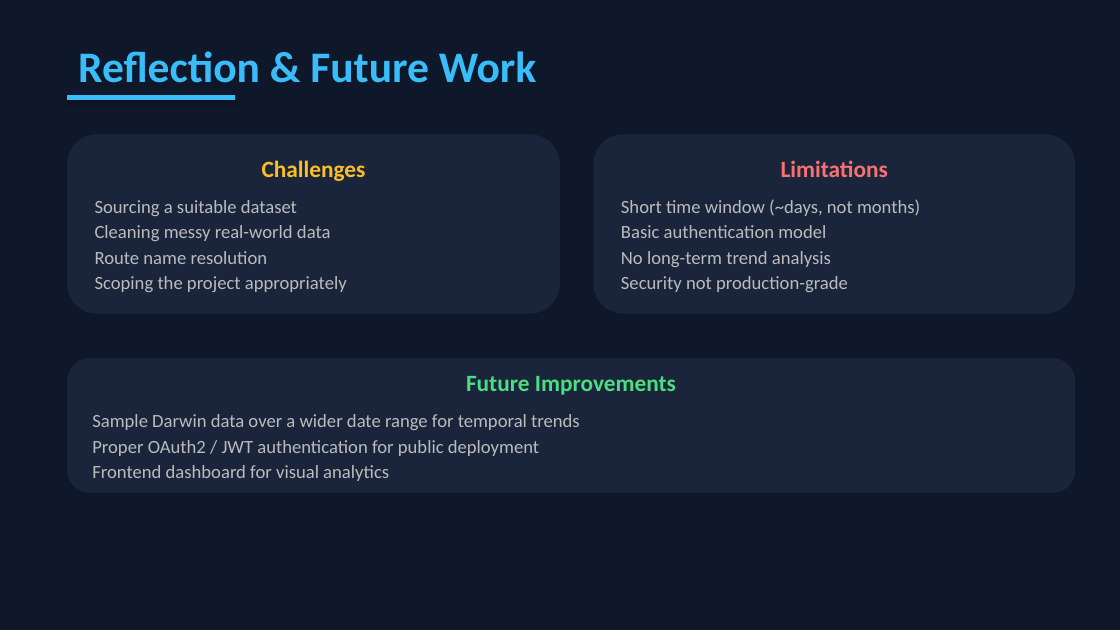
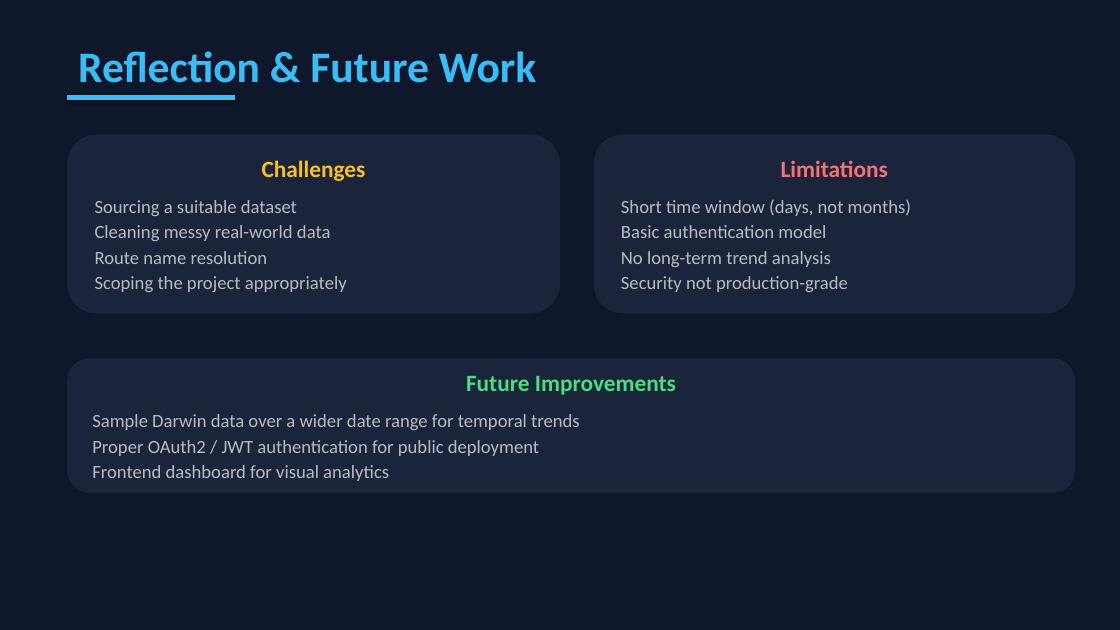
Before and after one commit to Igor-Kaminski/API_Coursework, a slide deck: slide 12 of docs/presentation.pptx. Drawn at 1120x630 pixels with LibreOffice and Linux fonts; fonts in the diff are those of the drawing. Boxes give left, top, right and bottom in pixels: in the first picture for what was removed or moved away, otherwise in the second. Text is boxed around its words. In the diff, an @@ line names an element or a change of style, - is before the commit and + after.

```diff
--- a/docs/presentation.pptx
+++ b/docs/presentation.pptx
@@ text in rounded rectangle at <box>621,200,911,216</box>: text changed @@
-Short time window (~days, not months)
+Short time window (days, not months)
```
Also in this commit, not shown: 4 other slides changed.
